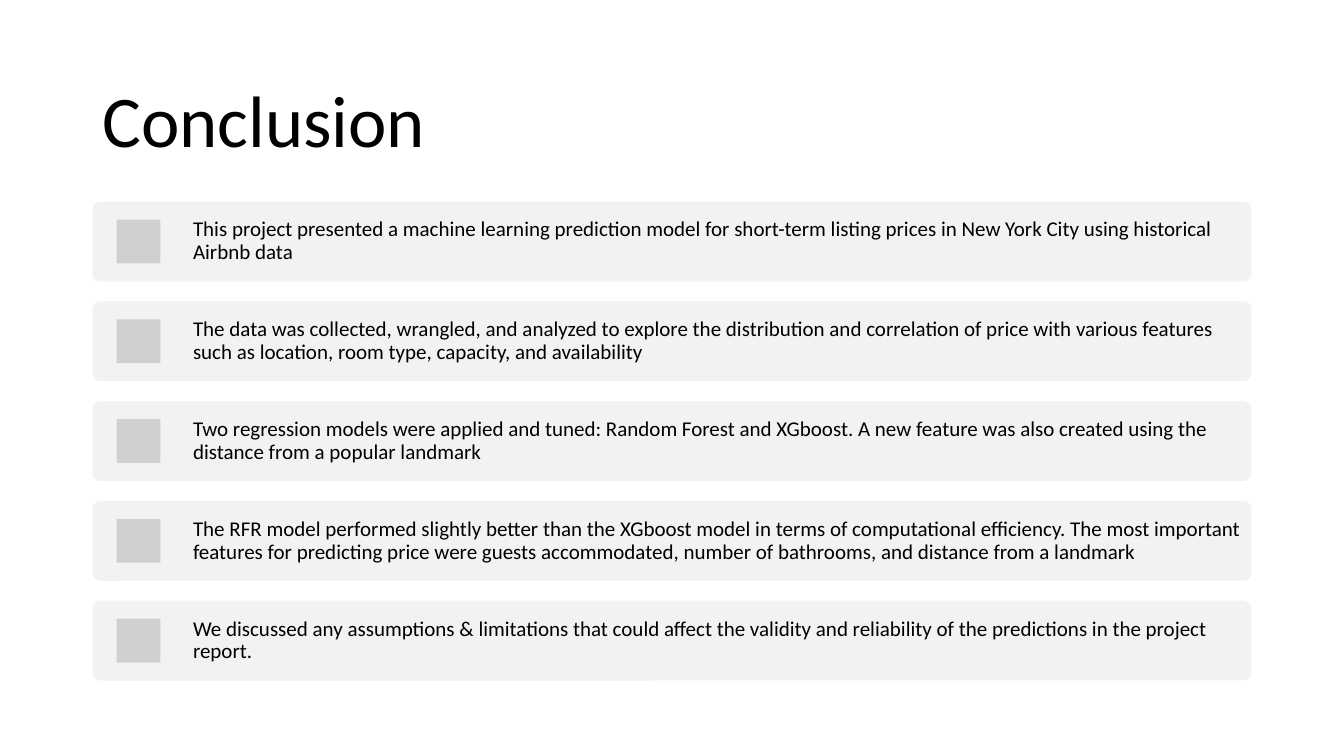
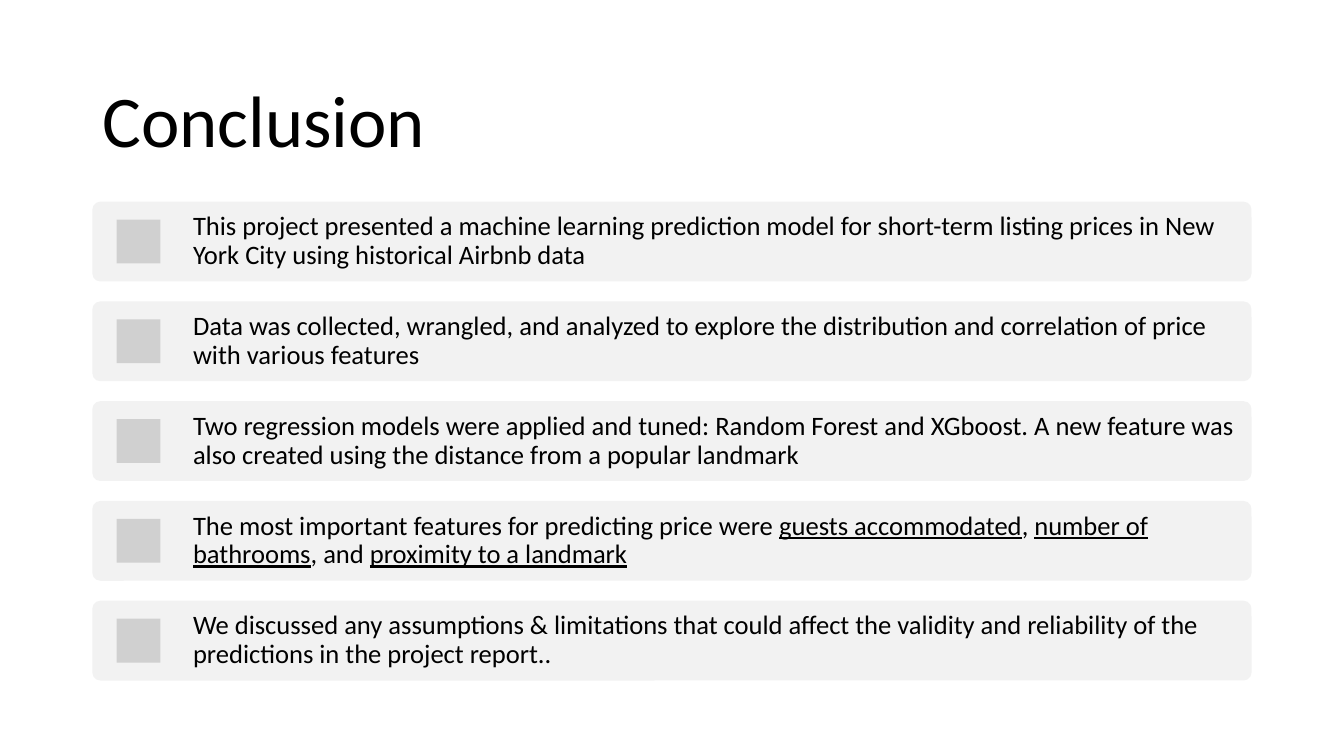
Before and after one commit to n-altawam/Sprinboard, a slide deck: slide 17 of Capstone 2/Report Files/Capstone 2 Presentation.pptx (slide 16 before the commit). Drawn at 1344x756 pixels with LibreOffice and Linux fonts; fonts in the diff are those of the drawing; grey boxes stand for pictures. Boxes give left, top, right and bottom in pixels: in the first picture for what was removed or moved away, otherwise in the second. Text is boxed around its words. In the diff, an @@ line names an element or a change of style, - is before the commit and + after.

```diff
--- a/Capstone 2/Report Files/Capstone 2 Presentation.pptx
+++ b/Capstone 2/Report Files/Capstone 2 Presentation.pptx
@@ text "This project presented a machine ..." at (193,216,1214,269): size 15 to 19 pt; more space between paragraphs @@
@@ text at (193,316,1206,365): text changed; size 15 to 19 pt @@
-The data was collected, wrangled, and analyzed to explore the distribution and correlation of price with various features such as location, room type, capacity, and availability
+Data was collected, wrangled, and analyzed to explore the distribution and correlation of price with various features
@@ text "Two regression models were applied ..." at (193,416,1233,469): size 15 to 19 pt; more space between paragraphs @@
@@ text at (193,516,1148,568): text changed; size 15 to 19 pt @@
-The RFR model performed slightly better than the XGboost model in terms of computational efficiency. The most important features for predicting price were guests accommodated, number of bathrooms, and distance from a landmark
+The most important features for predicting price were guests accommodated, number of bathrooms, and proximity to a landmark
@@ text at (193,615,1197,668): text changed; size 15 to 19 pt @@
-We discussed any assumptions & limitations that could affect the validity and reliability of the predictions in the project report.
+We discussed any assumptions & limitations that could affect the validity and reliability of the predictions in the project report..
```
Also in this commit, not shown: 5 other slides changed, 1 slide added, 9 other files.
